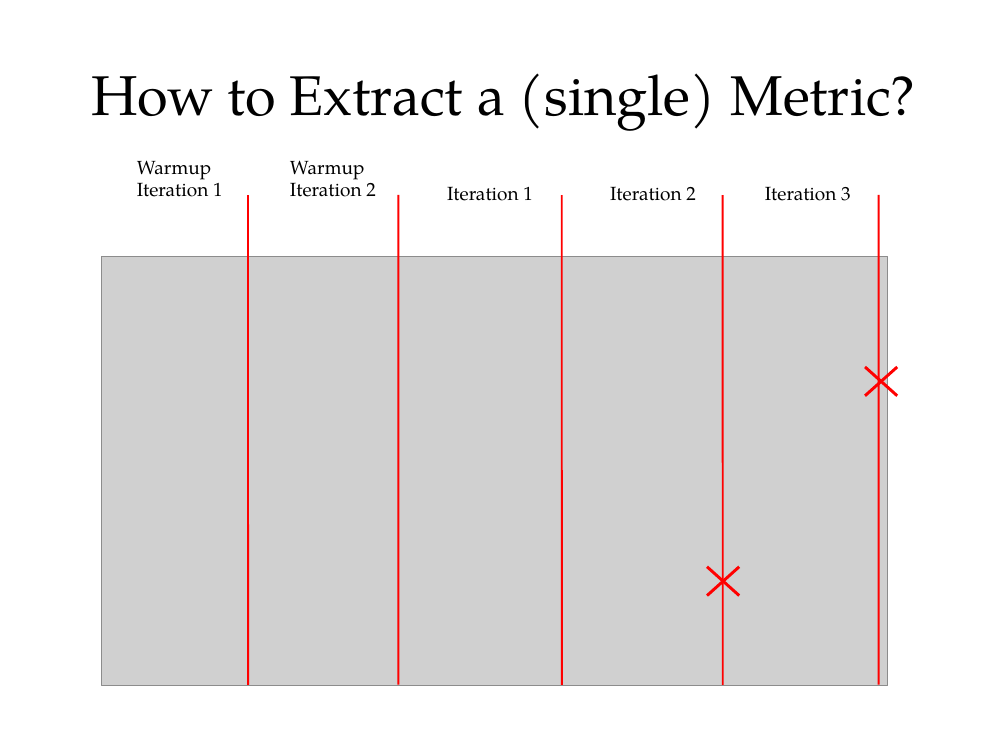
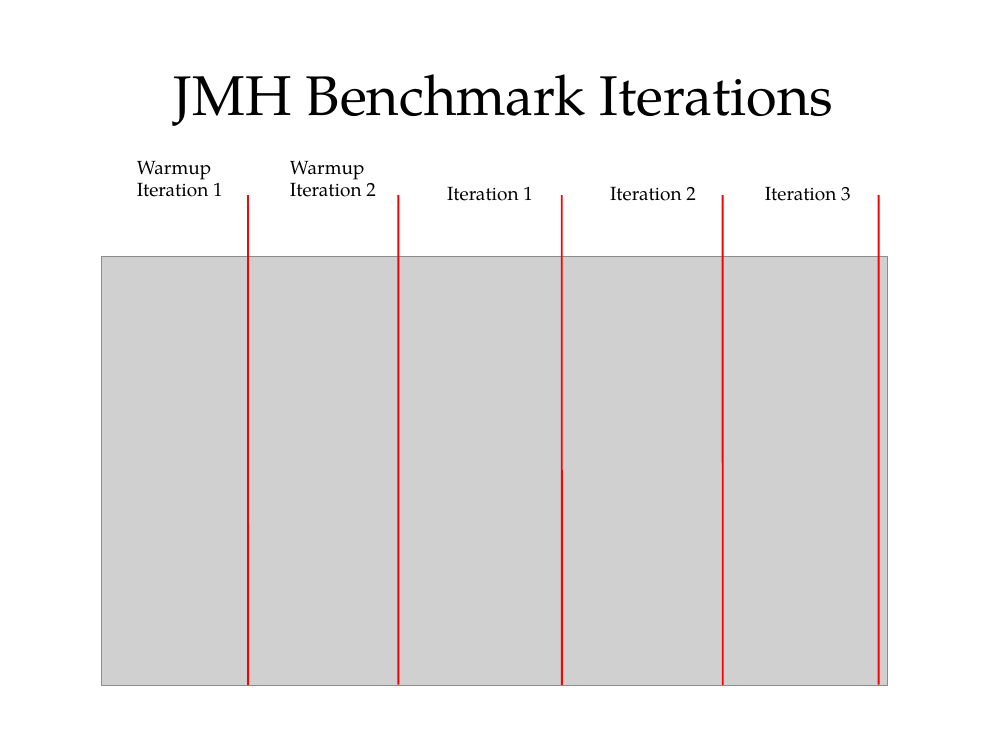
Before and after one commit to cruftex/talk-benchmark-memory, a slide deck: slide 9 of benchmark-memory-with-jmh.odp (slide 8 before the commit). Drawn at 1008x756 pixels with LibreOffice and Linux fonts; fonts in the diff are those of the drawing; grey boxes stand for pictures. Boxes give left, top, right and bottom in pixels: in the first picture for what was removed or moved away, otherwise in the second. Text is boxed around its words. In the diff, an @@ line names an element or a change of style, - is before the commit and + after.

```diff
--- a/benchmark-memory-with-jmh.odp
+++ b/benchmark-memory-with-jmh.odp
@@ title at [174, 74, 833, 126]: text changed @@
-How to Extract a (single) Metric?
+JMH Benchmark Iterations
@@ line removed from (865, 367) to (897, 396) @@
@@ line removed from (865, 396) to (897, 367) @@
@@ line removed from (707, 567) to (739, 595) @@
@@ line removed from (707, 595) to (739, 567) @@
```
Also in this commit, not shown: 19 other slides changed, 2 slides added.
